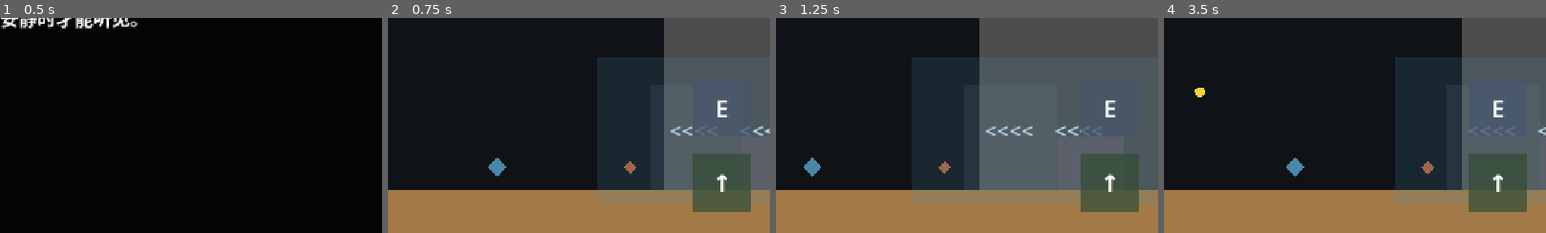
Above: before the commit, frames 1-4 (left to right).
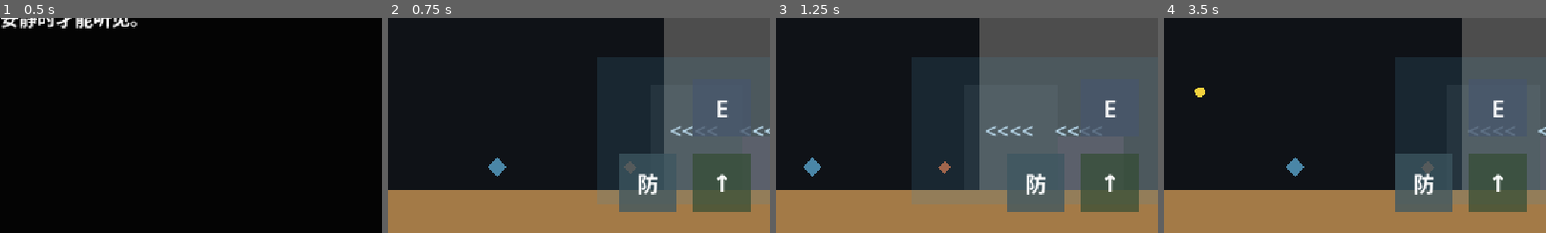
Above: after the commit, the same moments.

Repository: wenshuchuan0101-lab/A-Gift-for-the-land
Game: Godot game, scene res://Opening.tscn
Two runs of this game, one before a commit and one after it. Both use one fixed random seed, a clock stepped at 60 frames per second and the inputs below.
Inputs (mouse positions are % of the whole screen's width and height, from its top left):
- Up to frame 1 (0.5 s): no input
- Up to frame 2 (0.75 s): tap Enter at 0.5 s; move the mouse to (45, 70) at 0.52 s; hold D (move_right) from 0.53 s (still down); hold Shift (defend, bound only after the commit) from 0.53 s (still down); click (45, 70) at 0.67 s
- Up to frame 3 (1.25 s): keep holding D (move_right); keep holding Shift (defend, bound only after the commit); tap Space (jump) at 0.77 s
- Up to frame 4 (3.5 s): move the mouse to (80, 65) at 1.27 s; release Shift (defend, bound only after the commit) at 1.28 s; tap E (interact) at 1.35 s; click (80, 65) at 1.42 s; tap Space (jump) at 1.52, 3.02 s; tap Shift (defend, bound only after the commit) at 1.55, 2.85 s; move the mouse to (20, 35) at 2.02 s; release D (move_right) at 2.03 s; hold Shift (defend, bound only after the commit) 2.03-2.78 s; hold A (move_left) from 2.03 s (still down); click (20, 35) at 2.17 s; move the mouse to (55, 50) at 2.77 s; click (55, 50) at 2.92 s
The pictures show only the part of the screen within x 50-100%, y 50-100%; the shares and areas given below are measured in that part.

Frame 1 is identical in both runs. In frame 2, 3.5% of the frame differs, in the area x 60-76%, y 63-91%; in frame 3, 1.8%; in frame 4, 4.1%.

Commit message:
实现斗篷基础防风系统

Diff:
--- a/Demo_Level.tscn
+++ b/Demo_Level.tscn
@@ -185,6 +185,44 @@
 theme_override_colors/font_color = Color(1, 1, 1, 1)
 theme_override_font_sizes/font_size = 36
 text = "↑"
+horizontal_alignment = 1
+vertical_alignment = 1
+
+[node name="DefendControl" type="Control" parent="MobileControls"]
+layout_mode = 3
+anchors_preset = 3
+anchor_left = 1.0
+anchor_top = 1.0
+anchor_right = 1.0
+anchor_bottom = 1.0
+offset_left = -232.0
+offset_top = -128.0
+offset_right = -136.0
+offset_bottom = -24.0
+grow_horizontal = 0
+grow_vertical = 0
+mouse_filter = 2
+
+[node name="DefendButton" type="TouchScreenButton" parent="MobileControls/DefendControl"]
+position = Vector2(48, 52)
+shape = SubResource("RectangleShape2D_mobile_button")
+action = "defend"
+passby_press = true
+visibility_mode = 0
+
+[node name="Background" type="Polygon2D" parent="MobileControls/DefendControl/DefendButton"]
+polygon = PackedVector2Array(-44, -44, 44, -44, 44, 44, -44, 44)
+color = Color(0.24, 0.34, 0.38, 0.76)
+
+[node name="Label" type="Label" parent="MobileControls/DefendControl/DefendButton"]
+offset_left = -44.0
+offset_top = -44.0
+offset_right = 44.0
+offset_bottom = 44.0
+mouse_filter = 2
+theme_override_colors/font_color = Color(1, 1, 1, 1)
+theme_override_font_sizes/font_size = 32
+text = "防"
 horizontal_alignment = 1
 vertical_alignment = 1
 
--- a/player.gd
+++ b/player.gd
@@ -1,4 +1,7 @@
 extends CharacterBody2D
+
+const DEFEND_MOVE_MULTIPLIER := 0.5
+const DEFEND_WIND_MULTIPLIER := 0.3
 
 @export var move_speed: float = 220.0
 @export var jump_velocity: float = -420.0
@@ -7,11 +10,16 @@
 var external_force := Vector2.ZERO
 var has_cloak := false
 var has_spear := false
+var is_defending := false
 
 
 func _physics_process(delta: float) -> void:
+	is_defending = has_cloak and Input.is_action_pressed("defend")
 	var direction := Input.get_axis("move_left", "move_right")
-	velocity.x = direction * move_speed
+	var current_move_speed := move_speed
+	if is_defending:
+		current_move_speed *= DEFEND_MOVE_MULTIPLIER
+	velocity.x = direction * current_move_speed
 
 	if Input.is_action_just_pressed("jump") and is_on_floor():
 		velocity.y = jump_velocity
@@ -28,6 +36,12 @@
 	external_force += force
 
 
+func get_wind_resistance() -> float:
+	if is_defending:
+		return DEFEND_WIND_MULTIPLIER
+	return 1.0
+
+
 func receive_item(item_type: StringName) -> void:
 	match item_type:
 		&"cloak":
--- a/project.godot
+++ b/project.godot
@@ -44,6 +44,11 @@
 "events": [Object(InputEventKey,"resource_local_to_scene":false,"resource_name":"","device":-1,"window_id":0,"alt_press …(190 unchanged characters)…
 ]
 }
+defend={
+"deadzone": 0.5,
+"events": [Object(InputEventKey,"resource_local_to_scene":false,"resource_name":"","device":-1,"window_id":0,"alt_pressed":false,"shift_pressed":false,"ctrl_pressed":false,"meta_pressed":false,"pressed":false,"keycode":4194325,"physical_keycode":0,"key_label":0,"unicode":0,"location":0,"echo":false,"script":null)
+]
+}
 
 [input_devices]
 
--- a/wind_zone.gd
+++ b/wind_zone.gd
@@ -17,7 +17,10 @@
 
 func _physics_process(_delta: float) -> void:
 	if player_in_zone and player != null and player.is_physics_processing():
-		player.add_external_force(wind_velocity * wind_multiplier)
+		var player_wind_multiplier := 1.0
+		if player.has_method("get_wind_resistance"):
+			player_wind_multiplier = clampf(float(player.call("get_wind_resistance")), 0.0, 1.0)
+		player.add_external_force(wind_velocity * wind_multiplier * player_wind_multiplier)
 
 
 func set_wind_multiplier(multiplier: float) -> void:
